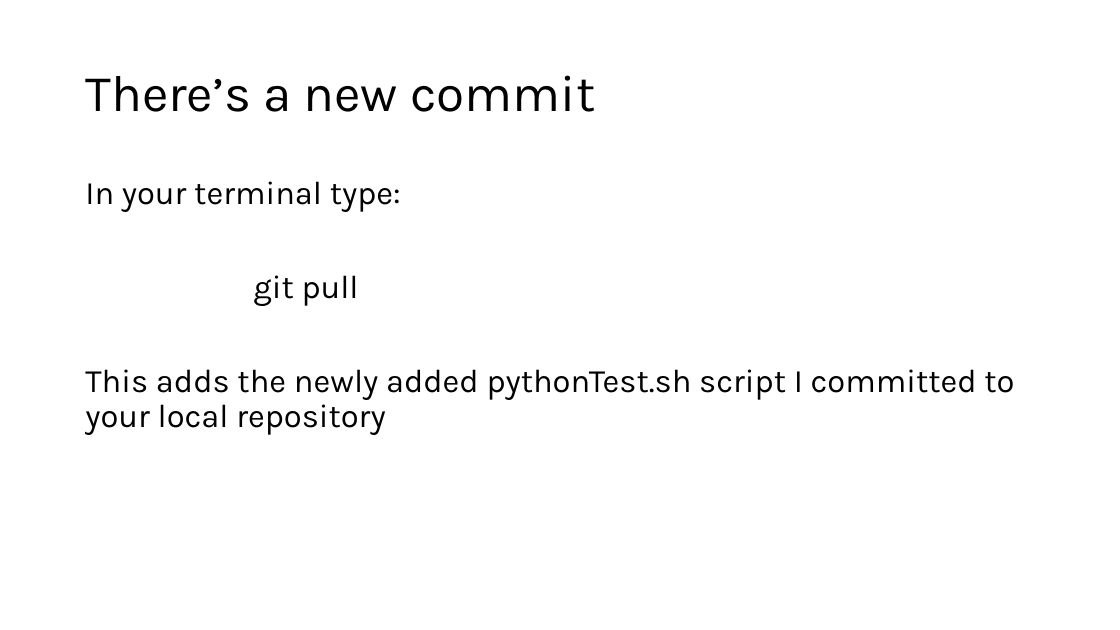
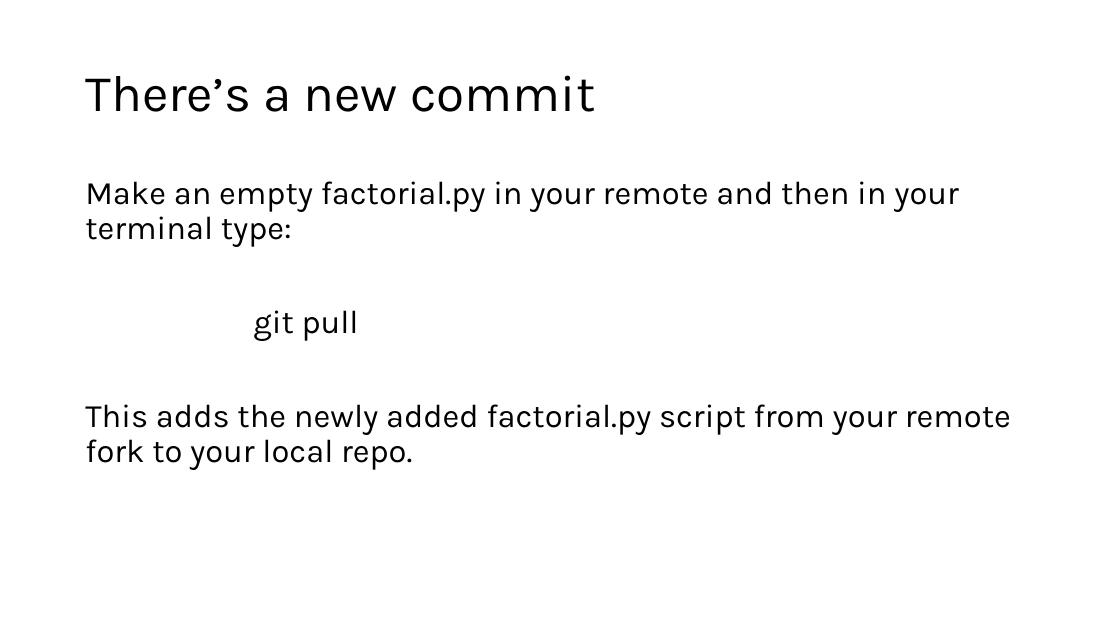
Before and after one commit to theycallmemac/talks, a slide deck: slide 23 of Git/Intro-To-Git/Git.pptx (slide 22 before the commit). Drawn at 1120x630 pixels with LibreOffice and Linux fonts; fonts in the diff are those of the drawing; background and template pictures are left out. Boxes give left, top, right and bottom in pixels: in the first picture for what was removed or moved away, otherwise in the second. Text is boxed around its words. In the diff, an @@ line names an element or a change of style, - is before the commit and + after.

```diff
--- a/Git/Intro-To-Git/Git.pptx
+++ b/Git/Intro-To-Git/Git.pptx
@@ text at (85,181,959,247): text changed @@
-In your terminal type:
+Make an empty factorial.py in your remote and then in your terminal type:
@@ text at (85,404,1011,470): text changed @@
-This adds the newly added pythonTest.sh script I committed to your local repository
+This adds the newly added factorial.py script from your remote fork to your local repo.
```
Also in this commit, not shown: 11 other slides changed, 4 slides added, 2 slides removed, 10 other files.
